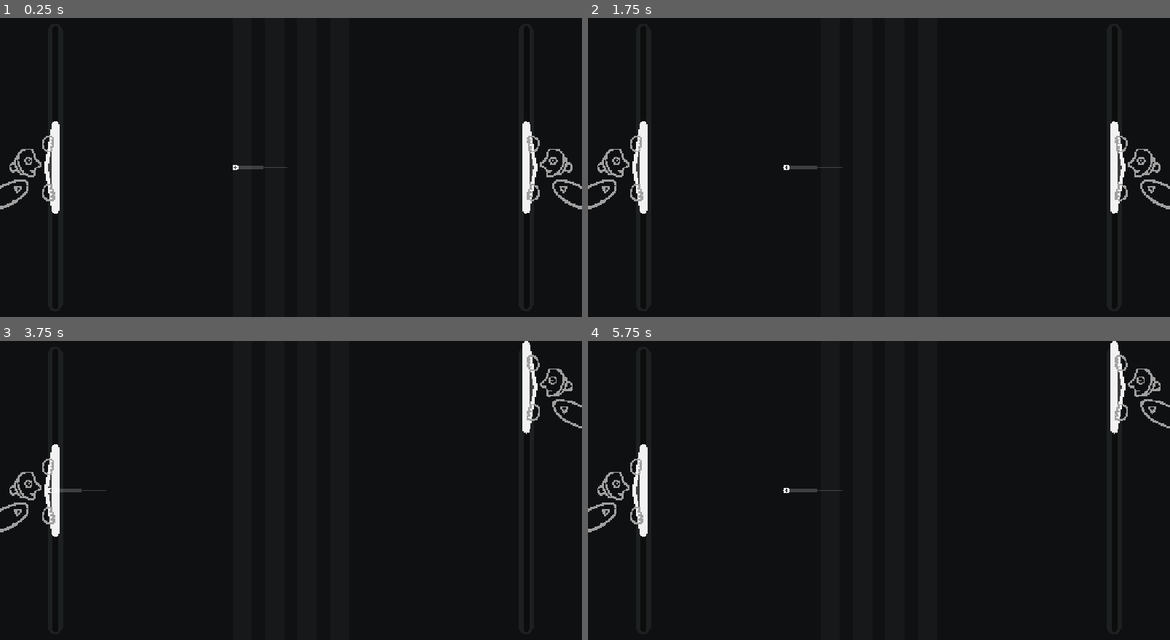
Above: before the commit, frames 1-4 (two rows, left to right).
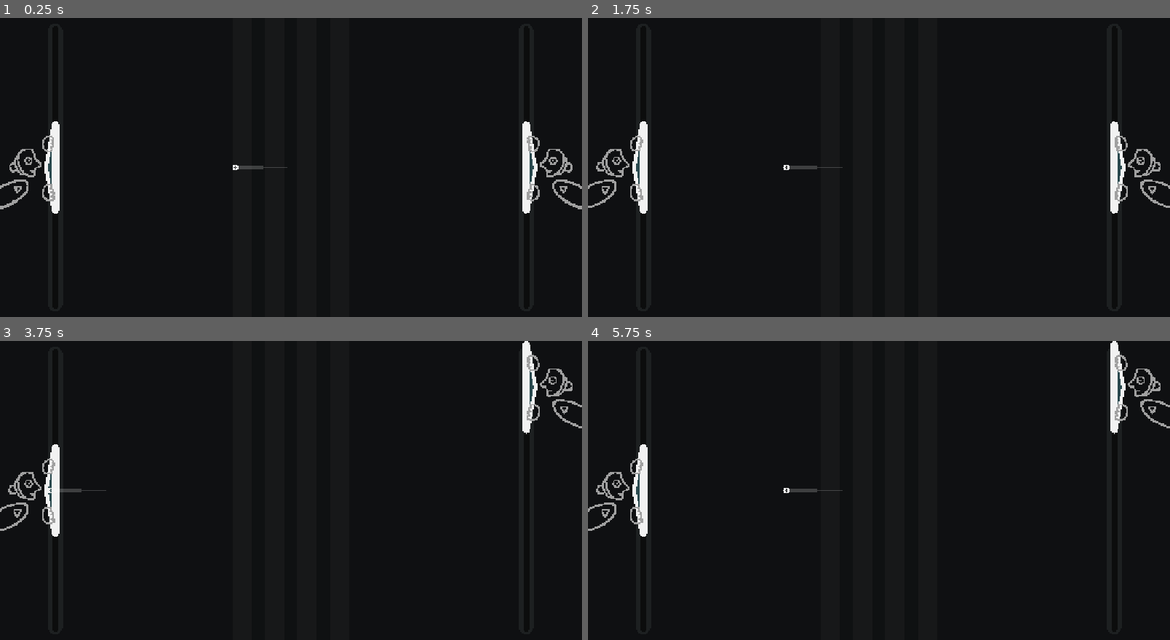
Above: after the commit, the same moments.

Repository: pixerhp/Pixers-Pong
Game: Godot game, scene res://scenes/topscenes/gameplay_topscene.tscn
The game is run twice, just before and just after one commit, with the same random seed, the same clock (stepped at 60 frames per second) and the same inputs.
Inputs (mouse positions are in pixels of both pictures, inside the frame that each line leads up to):
- Up to frame 1 (0.25 s): no input
- Up to frame 2 (1.75 s): move the mouse to (1007, 152) at 0.52 s; hold Right (plr2_bump_right) 0.53-1.28 s; click (1007, 152) at 0.67 s; move the mouse to (762, 182) at 1.27 s; hold A (plr1_bump_left) from 1.28 s (still down)
- Up to frame 3 (3.75 s): move the mouse to (349, 424) at 2.02 s; release A (plr1_bump_left) at 2.03 s; hold Right (plr2_bump_right) 2.03-2.78 s; move the mouse to (261, 550) at 2.77 s; hold Up (plr2_up) 2.78-3.53 s; click (261, 550) at 2.92 s; move the mouse to (465, 535) at 3.52 s; hold A (plr1_bump_left) from 3.53 s (still down)
- Up to frame 4 (5.75 s): keep holding A (plr1_bump_left); move the mouse to (704, 445) at 4.27 s; move the mouse to (908, 490) at 5.02 s; click (908, 490) at 5.17 s

The runs differ from the first frame. In frame 2, 0.2% of the frame differs, in the area x 0-100%, y 39-64%; in frame 3, 0.1%; in frame 4, 0.1%.

Commit message:
Cyanify the inner paddle area

Diff:
--- a/scenes/paddle.tscn
+++ b/scenes/paddle.tscn
@@ -34,17 +34,17 @@
 unique_name_in_owner = true
 
 [node name="InnerUpper" type="MeshInstance2D" parent="MeshContainer/BarsContainer" unique_id=610021394]
-self_modulate = Color(0.25, 0.25, 0.25, 1)
+self_modulate = Color(0.17279999, 0.30037335, 0.32, 1)
 position = Vector2(-10, -37)
 mesh = SubResource("QuadMesh_3xiby")
 
 [node name="InnerLower" type="MeshInstance2D" parent="MeshContainer/BarsContainer" unique_id=1339138705]
-self_modulate = Color(0.25, 0.25, 0.25, 1)
+self_modulate = Color(0.17279999, 0.30037335, 0.32, 1)
 position = Vector2(-10, 37)
 mesh = SubResource("QuadMesh_3xiby")
 
 [node name="InnerCenter" type="MeshInstance2D" parent="MeshContainer/BarsContainer" unique_id=342667255]
-self_modulate = Color(0.25, 0.25, 0.25, 1)
+self_modulate = Color(0.17279999, 0.30037335, 0.32, 1)
 position = Vector2(-12, 0)
 mesh = SubResource("QuadMesh_y7wee")
 
@@ -66,10 +66,11 @@
 unique_name_in_owner = true
 position = Vector2(-70, 0)
 animation = &"plr_idle"
-frame_progress = 0.38499087
+frame_progress = 0.19078404
 
 [node name="AreaCollider" type="Area2D" parent="." unique_id=905259053]
 unique_name_in_owner = true
+visible = false
 
 [node name="FrontCapsule" type="CollisionShape2D" parent="AreaCollider" unique_id=375941652]
 shape = SubResource("CapsuleShape2D_llhxm")
